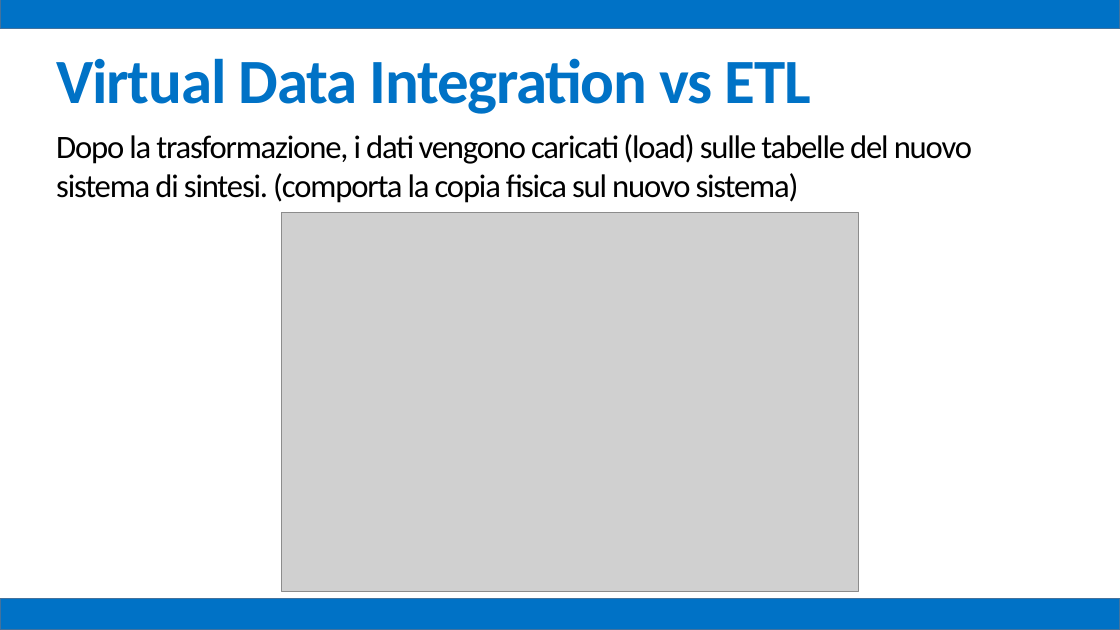
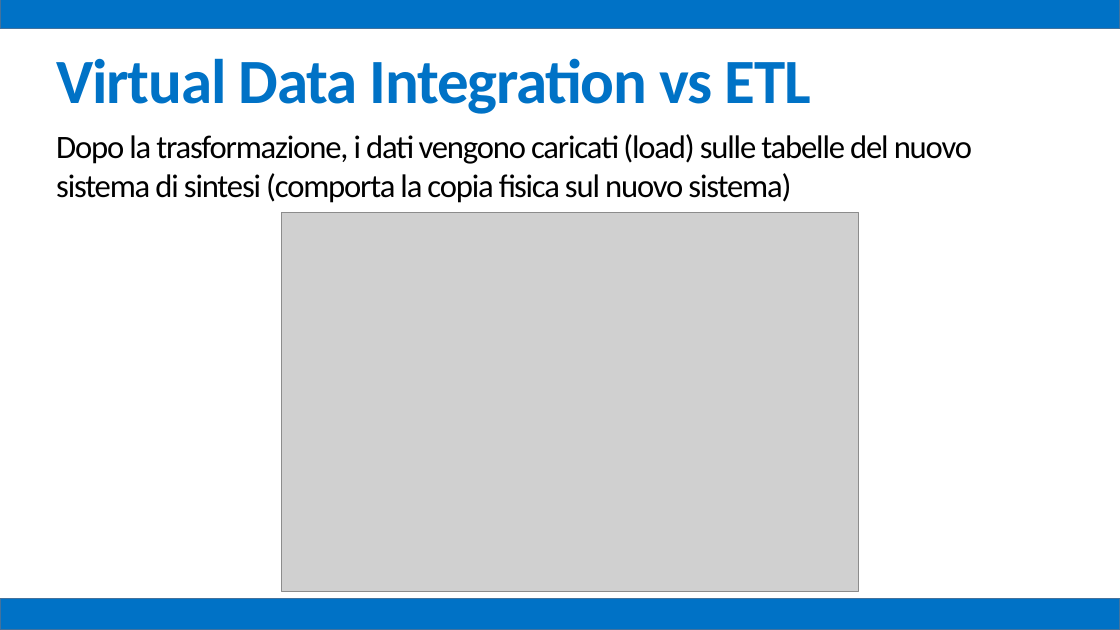
Before and after one commit to mz1991/ProgettoFebbraio2015, a slide deck: slide 65 of Febbraio 2015.pptx. Drawn at 1120x630 pixels with LibreOffice and Linux fonts; fonts in the diff are those of the drawing; grey boxes stand for pictures. Boxes give left, top, right and bottom in pixels: in the first picture for what was removed or moved away, otherwise in the second. Text is boxed around its words. In the diff, an @@ line names an element or a change of style, - is before the commit and + after.

Commit message:
Presentazione
Da sistemare ancora

```diff
--- a/Febbraio 2015.pptx
+++ b/Febbraio 2015.pptx
@@ text at (56,134,972,203): text changed @@
-Dopo la trasformazione, i dati vengono caricati (load) sulle tabelle del nuovo sistema di sintesi. (comporta la copia fisica sul nuovo sistema)
+Dopo la trasformazione, i dati vengono caricati (load) sulle tabelle del nuovo sistema di sintesi (comporta la copia fisica sul nuovo sistema)
```
Also in this commit, not shown: 24 other slides changed.
